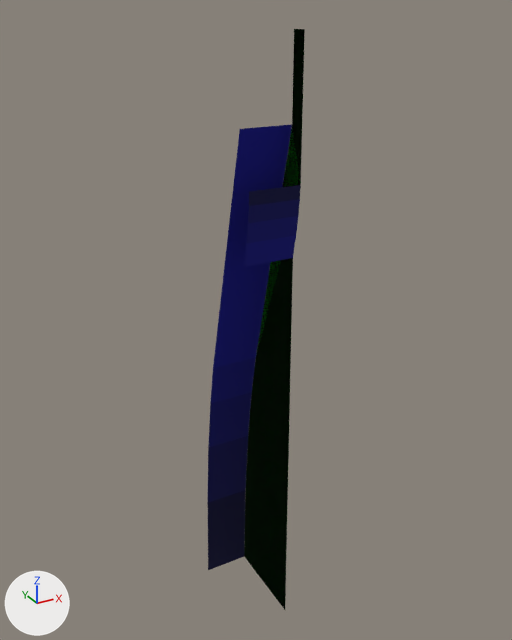
An edit to the glTF model assets/flow/scramjet/scramjet_n5_m5.glb, drawn before and after from the same camera.
Before and after are seen from a 50 mm lens placed at (-2.99, -6.2, 6.31), pointed at (0.17, -0.46, 3.44). The lights are fixed; the arrows at lower left show +X, +Y and +Z. Where no turn or scale is listed for an object, it has been applied to the vertices.
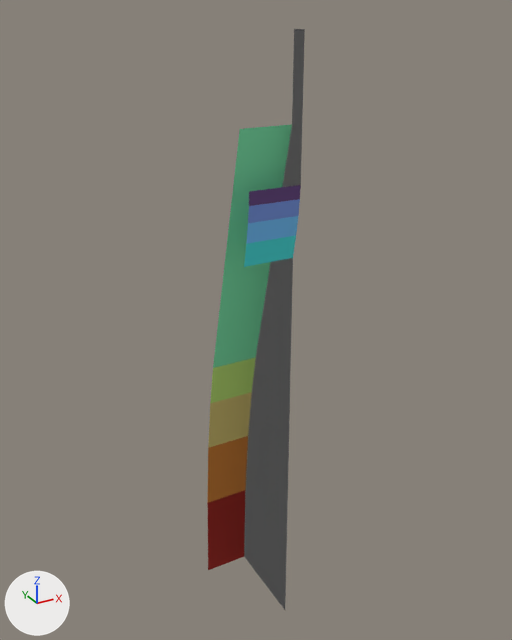
The newer file is also turned or shifted as a whole; pictures and numbers use the older file's frame.

Where the change shows, as pixel boxes [x1, y1, x2, y2] in the pictures (512 x 640 px):
'mesh10', recoloured
    both: [244, 29, 305, 610]
'mesh9', recoloured
    both: [256, 128, 300, 355]
part 1 of me_mesh0, recoloured
    both: [207, 490, 245, 570]
part 2 of me_mesh1, recoloured
    both: [207, 436, 248, 503]
part 3 of me_mesh2, recoloured
    both: [208, 392, 252, 448]
part 4 of me_mesh3, recoloured (blue to green)
    both: [210, 358, 256, 403]
part 5 of me_mesh4, recoloured (blue to green)
    both: [213, 124, 292, 368]
part 6 of me_mesh5, recoloured (blue to cyan)
    both: [244, 236, 296, 267]
part 7 of me_mesh6, recoloured
    both: [246, 216, 298, 244]
part 8 of me_mesh7, recoloured
    both: [248, 199, 300, 223]
part 9 of me_mesh8, recoloured
    both: [249, 185, 301, 206]

What changed in the scene script:
```text
Change mat_material_9:
    where n0 = _N.new('ShaderNodeBsdfPrincipled'); n0.name = 'Principled BSDF'
    add n0.inputs[0].default_value = (0.749, 0.749, 0.749, 1.0)  # 'Base Color', light grey #e0e0e0
    remove n2 = _N.new('ShaderNodeMix'); n2.name = 'Mix'
    remove n2.data_type = 'RGBA'
    remove n2.blend_type = 'MULTIPLY'
    remove n2.inputs[0].default_value = 1.0  # 'Factor'
    remove n2.inputs[7].default_value = (0.678, 0.847, 0.902, 1.0)  # 'B', white #d7edf4
    remove n3 = _N.new('ShaderNodeVertexColor'); n3.name = 'Color Attribute'
    remove _L.new(n2.outputs[2], n0.inputs[0])  # 'Result' to 'Base Color'
    remove _L.new(n3.outputs[0], n2.inputs[6])  # 'Color' to 'A'
Change mat_material_10:
    where n0 = _N.new('ShaderNodeBsdfPrincipled'); n0.name = 'Principled BSDF'
    add n0.inputs[0].default_value = (0.749, 0.749, 0.749, 1.0)  # 'Base Color', light grey #e0e0e0
    remove n2 = _N.new('ShaderNodeMix'); n2.name = 'Mix'
    remove n2.data_type = 'RGBA'
    remove n2.blend_type = 'MULTIPLY'
    remove n2.inputs[0].default_value = 1.0  # 'Factor'
    remove n2.inputs[7].default_value = (0.678, 0.847, 0.902, 1.0)  # 'B', white #d7edf4
    remove n3 = _N.new('ShaderNodeVertexColor'); n3.name = 'Color Attribute'
    remove _L.new(n2.outputs[2], n0.inputs[0])  # 'Result' to 'Base Color'
    remove _L.new(n3.outputs[0], n2.inputs[6])  # 'Color' to 'A'
Change me_mesh0:
    where me_mesh0.from_pydata(...)  # 4 vertices, 2 faces; spans x -0.25..0.25, y -0.047..0.0, z 0.0..1.051
    me_mesh0 part 1: 2 faces centred in x -0.083..0.083, y -0.032..-0.016, z 0.35..0.701 are repainted in the vertex colours; the middle colour goes from dark blue #00003b to red #b82216
Change me_mesh1:
    where me_mesh1.from_pydata(...)  # 4 vertices, 2 faces; spans x -0.25..0.25, y -0.122..-0.047, z 1.051..1.853
    me_mesh1 part 2: 2 faces centred in x -0.083..0.083, y -0.097..-0.072, z 1.318..1.586 are repainted in the vertex colours; the middle colour goes from dark blue #000055 to orange #f08732
Change me_mesh2:
    where me_mesh2.from_pydata(...)  # 4 vertices, 2 faces; spans x -0.25..0.25, y -0.21..-0.122, z 1.853..2.464
    me_mesh2 part 3: 2 faces centred in x -0.083..0.083, y -0.181..-0.151, z 2.057..2.26 are repainted in the vertex colours; the middle colour goes from dark blue #000069 to orange #fed379
Change me_mesh3:
    where me_mesh3.from_pydata(...)  # 4 vertices, 2 faces; spans x -0.25..0.25, y -0.302..-0.21, z 2.464..2.929
    me_mesh3 part 4: 2 faces centred in x -0.083..0.083, y -0.271..-0.24, z 2.619..2.774 are repainted in the vertex colours; the middle colour goes from dark blue #000079 to green #e4f87c
Change me_mesh4:
    where me_mesh4.from_pydata(...)  # 4 vertices, 2 faces; spans x -0.25..0.25, y -0.94..-0.3, z 2.93..5.41
    me_mesh4 part 5: 2 faces centred in x -0.08..0.08, y -0.73..-0.52, z 3.76..4.59 are repainted in the vertex colours; the middle colour goes from blue #000088 to green #99fcb7
Change me_mesh5:
    where me_mesh5.from_pydata(...)  # 4 vertices, 2 faces; spans x -0.25..0.25, y -1.047..-1.0, z 4.243..4.467
    me_mesh5 part 6: 2 faces centred in x -0.083..0.083, y -1.031..-1.016, z 4.318..4.392 are repainted in the vertex colours; the middle colour goes from blue #00007d to cyan #55ede5
Change me_mesh6:
    where me_mesh6.from_pydata(...)  # 4 vertices, 2 faces; spans x -0.25..0.25, y -1.076..-1.047, z 4.467..4.652
    me_mesh6 part 7: 2 faces centred in x -0.083..0.083, y -1.066..-1.057, z 4.529..4.59 are repainted in the vertex colours; the middle colour goes from dark blue #00006e to blue #87cdff
Change me_mesh7:
    where me_mesh7.from_pydata(...)  # 4 vertices, 2 faces; spans x -0.25..0.25, y -1.093..-1.076, z 4.652..4.804
    me_mesh7 part 8: 2 faces centred in x -0.083..0.083, y -1.087..-1.082, z 4.703..4.753 are repainted in the vertex colours; the middle colour goes from dark blue #00005c to blue #8d9fe7
Change me_mesh8:
    where me_mesh8.from_pydata(...)  # 4 vertices, 2 faces; spans x -0.25..0.25, y -1.099..-1.093, z 4.804..4.929
    me_mesh8 part 9: 2 faces centred in x -0.083..0.083, y -1.097..-1.095, z 4.846..4.887 are repainted in the vertex colours; the middle colour goes from dark blue #000040 to purple #784b84
Change me_mesh9:
    where me_mesh9.from_pydata(...)  # 14 vertices, 12 faces; spans x 0.25, y -1.1..0.0, z 0.0..6.16
    me_mesh9 part 10: vertex colours changed
```
